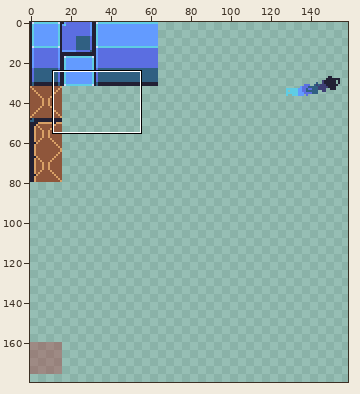
File history of a sprite sheet, assets/tiles.png. The picture above shows the old version from afar; the outline marks the close-up.
Close-up. Before the edit:
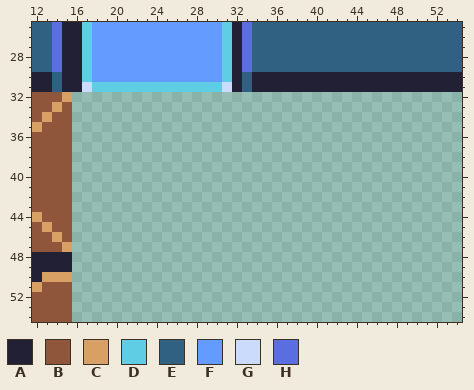
The file is 320x320 pixels. Shown: x 12..54, y 25..54. The wide view leaves out empty margins.
Palette (. is transparent): A #222034  B #8f563b  C #d9a066  D #5fcde4  E #306082  F #639bff  G #cbdbfc  H #5b6ee1
Pixels before, first column x 12:
25 EEHAADFFFFFFFFFFFFFDAHEEEEEEEEEEEEEEEEEEEEE
26 EEHAADFFFFFFFFFFFFFDAHEEEEEEEEEEEEEEEEEEEEE
27 EEHAADFFFFFFFFFFFFFDAHEEEEEEEEEEEEEEEEEEEEE
28 EEHAADFFFFFFFFFFFFFDAHEEEEEEEEEEEEEEEEEEEEE
29 EEHAADFFFFFFFFFFFFFDAHEEEEEEEEEEEEEEEEEEEEE
30 AAEAADFFFFFFFFFFFFFDAEAAAAAAAAAAAAAAAAAAAAA
31 AAEAAGDDDDDDDDDDDDDGAEAAAAAAAAAAAAAAAAAAAAA
32 BBBC.......................................
33 BBCB.......................................
34 BCBB.......................................
35 CBBB.......................................
36 BBBB.......................................
37 BBBB.......................................
38 BBBB.......................................
39 BBBB.......................................
40 BBBB.......................................
41 BBBB.......................................
42 BBBB.......................................
43 BBBB.......................................
44 CBBB.......................................
45 BCBB.......................................
46 BBCB.......................................
47 BBBC.......................................
48 AAAA.......................................
49 AAAA.......................................
50 ACCC.......................................
51 CBBB.......................................
52 BBBB.......................................
53 BBBB.......................................
54 BBBB.......................................
Now the later version:
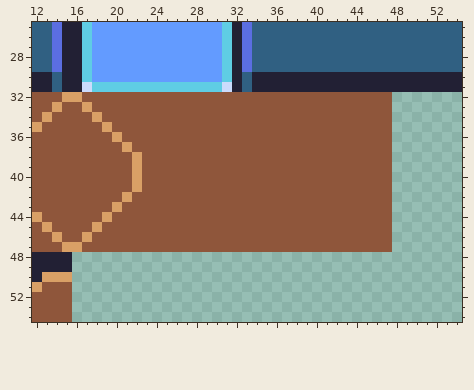
What changed:
Colour B is added in row 32 at x 17 to 47; in row 33 at x 16 and 18 to 47; in row 34 at x 16 to 17 and 19 to 47; in row 35 at x 16 to 18 and 20 to 47; in row 36 at x 16 to 19 and 21 to 47; in row 37 at x 16 to 20 and 22 to 47.
Colour B is added in rows 38 to 41 at x 16 to 21 and 23 to 47; in row 42 at x 16 to 20 and 22 to 47; in row 43 at x 16 to 19 and 21 to 47; in row 44 at x 16 to 18 and 20 to 47; in row 45 at x 16 to 17 and 19 to 47; in row 46 at x 16 and 18 to 47.
Colour B is added in row 47 at x 17 to 47.
Colour C is added in row 32 at x 16; in row 33 at x 17; in row 34 at x 18; in row 35 at x 19; in row 36 at x 20; in row 37 at x 21.
Colour C is added in rows 38 to 41 at x 22; in row 42 at x 21; in row 43 at x 20; in row 44 at x 19; in row 45 at x 18; in row 46 at x 17.
Colour C is added in row 47 at x 16.
Boxes around the changes in both close-ups, in picture pixels (x1, y1, x2, y2):
added: (72, 92, 392, 252)
